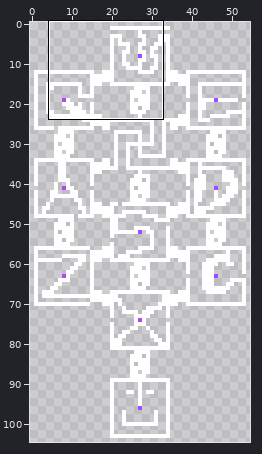
Two states of a pixel-art file, assets/maps/map.ase. Above: a wide view before the commit, with the close-up outlined.
Close-up. First the earlier version:
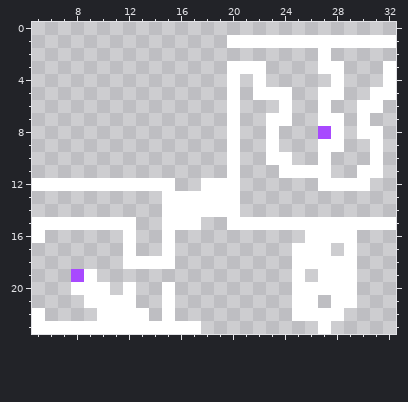
55x105 pixels, 1 frame. Shown: x 5..32, y 0..23.
After:
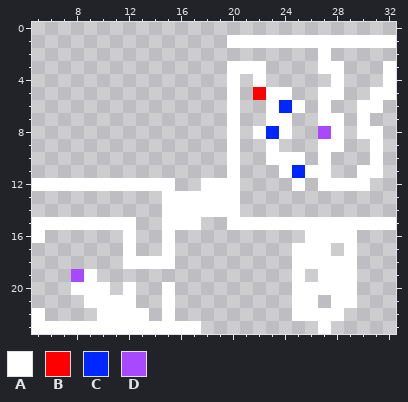
Palette (. is transparent): A #ffffff  B #ff0000  C #0026ff  D #a849ff
Change:
Layer "Layer":
The edit adds colour A in row 6 at x 23 and 25; in row 8 at x 22 and 24; in row 10 at x 25; in row 12 at x 25.
Colour A gives way to colour B in row 5 at x 22.
Colour A gives way to colour C in row 6 at x 24; in row 8 at x 23; in row 11 at x 25.
Boxes around the changes in both close-ups, in picture pixels (x1, y1, x2, y2):
changed: (253, 87, 305, 191)
